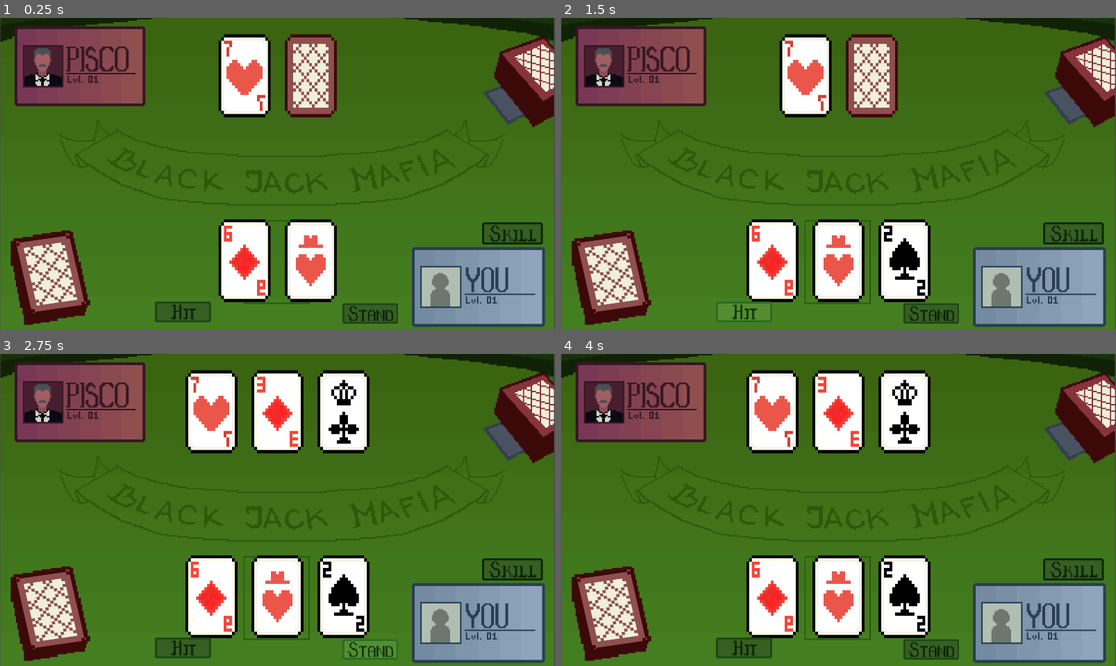
Above: before the commit, frames 1-4 (two rows, left to right).
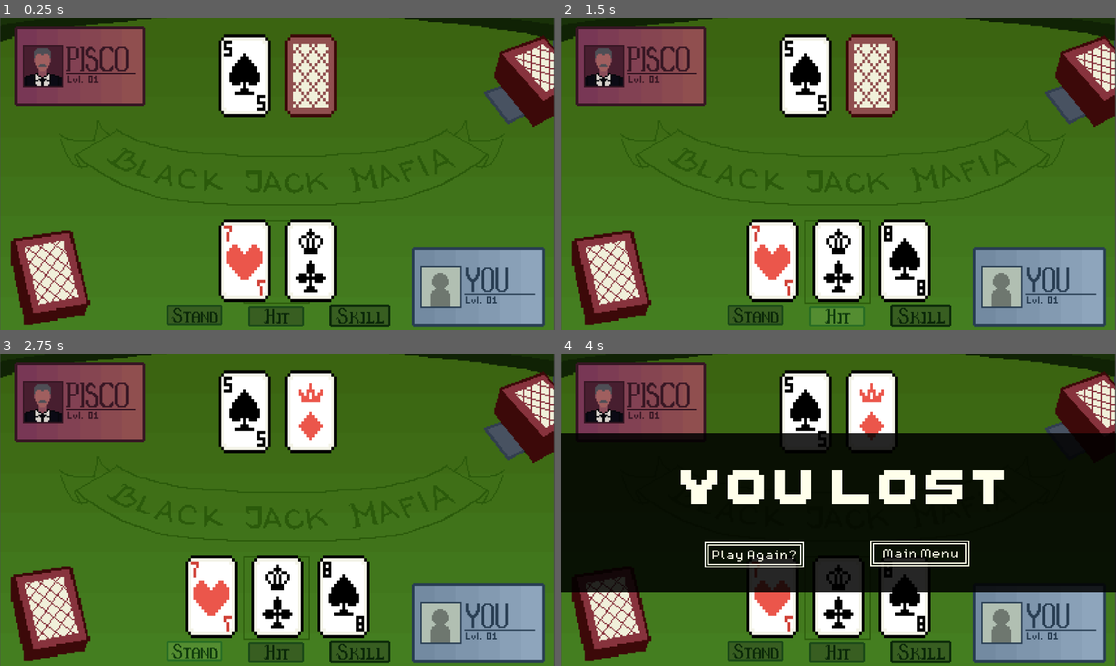
Above: after the commit, the same moments.

Repository: KANKAN25/BlackJackMafia
Game: Godot game, scene res://Main.tscn
Same seed, same stepped clock (60 frames per second), same inputs: the game is played once before the commit and once after it.
Inputs (mouse positions are in pixels of both pictures, inside the frame that each line leads up to; where the layout moved, square brackets give the same spot in the first picture):
- Up to frame 1 (0.25 s): no input
- Up to frame 2 (1.5 s): click (921, 314) [1071, 233] at 0.5 s; click (838, 317) [744, 311] at 1.25 s
- Up to frame 3 (2.75 s): click (194, 650) [371, 650] at 2 s
- Up to frame 4 (4 s): click (921, 650) [1071, 569] at 2.75 s; click (921, 553) at 3.52 s

The runs differ from the first frame. In frame 1, 6.5% of the frame differs, in the area x 2-98%, y 7-100%; in frame 2, 6.1%; in frame 3, 13%; in frame 4, 59%, in the area x 0-100%, y 5-100%.

Commit message:
Level Progression, Game Result Display

Diff:
--- a/GameManager.gd
+++ b/GameManager.gd
@@ -8,12 +8,23 @@
 
 var is_player_turn: bool = true
 var is_player_busted: bool = false
+var level
 
 func _ready():
 	print("✅ GameManager ready!")
 	reset_game()
 
 func reset_game():
+	level = 1
+	initialize_round()
+
+func initialize_round():
+	var level_manager = get_node("../LevelManager")
+	level_manager.initialize_level(level)
+	# Remove card nodes from previous round
+	var player_hand_node = get_node("../PlayerHand")  # or whatever node this script is attached to
+	player_hand_node.clear()
+
 	player_hand.clear()
 	dealer_hand.clear()
 	is_player_turn = true
@@ -21,6 +32,7 @@
 	print("🔁 Game reset. Player's turn starts.")
 
 	var deck = get_node("../Deck")
+	deck.reset_deck()
 
 	# Deal 2 cards to player
 	for i in range(2):
@@ -107,10 +119,12 @@
 		var card_name = card_node.card_id
 		var card_image_path = "res://assets/Cards/" + card_name + ".png"
 		card_node.get_node("CardImage").texture = load(card_image_path)
+		await get_tree().create_timer(0.5).timeout
 	var deck = get_node("../Deck")
 
 	# Dealer draws cards while total less than 17
-	if is_player_busted == false:
+	if not is_player_busted:
+		await get_tree().create_timer(0.7).timeout  # small delay for each card reveal
 		while calculate_hand_value(dealer_hand) < 17:
 			var new_card = deck.draw_card(true,false)
 			if new_card:
@@ -118,25 +132,40 @@
 			else:
 				print("Deck empty - dealer can't draw more.")
 				break
-
+	await get_tree().create_timer(0.7).timeout
 	decide_winner()
 
 func decide_winner():
 	var player_total = calculate_hand_value(player_hand)
 	var dealer_total = calculate_hand_value(dealer_hand)
-
+	var level_manager = get_node("../LevelManager")
+	var player_win
+	var tie = false
 	print("📊 Final Results — Player: ", player_total, " | Dealer: ", dealer_total)
 
 	if player_total > 21:
 		print("❌ Player busts. Dealer wins.")
+		player_win = false
 	elif dealer_total > 21:
 		print("❌ Dealer busts. Player wins!")
+		player_win = true
+		level += 1
 	elif player_total > dealer_total:
 		print("✅ Player wins!")
+		player_win = true
+		level += 1
 	elif dealer_total > player_total:
 		print("🏆 Dealer wins!")
+		player_win = false
 	else:
 		print("🤝 It's a tie!")
-
+		player_win = false
+		tie = true
+	if tie == true:
+		initialize_round()
+	if (level > 9 or player_win == false) and not tie:
+		level_manager.end_game(player_win, tie)
+	else:
+		initialize_round()
 	# Optionally reset game or wait for player input
 	# reset_game()
--- a/InputManager.gd
+++ b/InputManager.gd
@@ -60,3 +60,13 @@
 
 func _on_stand_mouse_exited() -> void:
 	$"../Stand".modulate = Color(1, 1, 1)
+
+func _on_play_again_mouse_entered() -> void:
+	$"../Turns/ResultDisplay/PlayAgain".modulate = Color(0.7, 0.7, 0.7)
+
+func _on_play_again_mouse_exited() -> void:
+	$"../Turns/ResultDisplay/PlayAgain".modulate = Color(1, 1, 1)
+
+func _on_play_again_pressed() -> void:
+	game_manager_reference.reset_game()
+	get_node("../Turns/ResultDisplay").visible = false
--- /dev/null
+++ b/LevelManager.gd
@@ -0,0 +1,30 @@
+extends Node
+
+func set_character_sprite(sprite_node: Sprite2D, texture_path: String) -> void:
+	var new_texture = load(texture_path)
+	if new_texture:
+		sprite_node.texture = new_texture
+	else:
+		print("⚠️ Could not load texture at: ", texture_path)
+
+func initialize_level(level: int):
+	var dealer_sprite = get_node("../Dealer/Dealer")
+	var player_sprite = get_node("../PlayerCard/Player")
+
+	var dealer_path = "res://assets/Dealers/Lvl" + str(level) + "_Dealer.png"
+	var player_path = "res://assets/PlayerCards/Player_Card_Lvl_" + str(level) + ".png"
+
+	set_character_sprite(dealer_sprite, dealer_path)
+	set_character_sprite(player_sprite, player_path)
+
+func end_game(player_win, tie):
+	var game_result_sprite = get_node("../Turns/ResultDisplay")
+	var game_result_path
+	if player_win == true:
+		game_result_path = "res://assets/Quit_Window/YOU_WIN.png"
+	elif tie == true:
+		game_result_path = "res://assets/Quit_Window/YOU_WIN.png"
+	else:
+		game_result_path = "res://assets/Quit_Window/YOU_LOST.png"
+	set_character_sprite(game_result_sprite, game_result_path)
+	game_result_sprite.visible = true
--- a/Main.tscn
+++ b/Main.tscn
@@ -1,17 +1,22 @@
-[gd_scene load_steps=14 format=3 uid="uid://ctif7h811ps0r"]
+[gd_scene load_steps=18 format=3 uid="uid://ctif7h811ps0r"]
 
 [ext_resource type="Script" uid="uid://bsogb3x6scb2k" path="res://GameManager.gd" id="1_2gh4u"]
 [ext_resource type="Script" uid="uid://c01fw7qft6o4h" path="res://CardManager.gd" id="1_uu6xs"]
 [ext_resource type="Script" uid="uid://2uf5afusoag4" path="res://PlayerHand.gd" id="2_uu6xs"]
 [ext_resource type="Script" uid="uid://dhsfrqrxmkril" path="res://Deck.gd" id="3_cm0pq"]
 [ext_resource type="Texture2D" uid="uid://dgs5jp17wjxj6" path="res://assets/GameArea/Game_Area_Background.png" id="3_lgr22"]
-[ext_resource type="Texture2D" uid="uid://iod3jeilyy7e" path="res://assets/Backside_Card.png" id="4_3dxm6"]
 [ext_resource type="Script" uid="uid://banfefdae8b" path="res://InputManager.gd" id="5_fos0i"]
 [ext_resource type="Texture2D" uid="uid://dei2swvjhen3n" path="res://assets/Buttons/Skill_btn.png" id="8_20pc6"]
-[ext_resource type="Texture2D" uid="uid://btchwc2aa8yfp" path="res://assets/Player_Card_Lvl_1.png" id="9_5vvyt"]
-[ext_resource type="Texture2D" uid="uid://brp8u5lleuaqx" path="res://assets/Lvl1_Dealer.png" id="11_20pc6"]
+[ext_resource type="Texture2D" uid="uid://btchwc2aa8yfp" path="res://assets/PlayerCards/Player_Card_Lvl_1.png" id="9_5vvyt"]
+[ext_resource type="Texture2D" uid="uid://brp8u5lleuaqx" path="res://assets/Dealers/Lvl1_Dealer.png" id="11_20pc6"]
+[ext_resource type="Script" uid="uid://db38s1na0qd" path="res://LevelManager.gd" id="12_5vvyt"]
+[ext_resource type="Texture2D" uid="uid://d35sd16lupndt" path="res://assets/Quit_Window/YOU_LOST.png" id="13_j4qnp"]
+[ext_resource type="Texture2D" uid="uid://ukp2xq72dj60" path="res://assets/Quit_Window/Main_Menu_btn.png" id="14_fpfj3"]
+[ext_resource type="Texture2D" uid="uid://cywy07vatcoae" path="res://assets/Quit_Window/Play_Again_btn.png" id="15_sc1dx"]
 [ext_resource type="Texture2D" uid="uid://d3k38cgga8yxl" path="res://assets/Buttons/Hit_btn.png" id="19_sqvbp"]
 [ext_resource type="Texture2D" uid="uid://tnivc10740xb" path="res://assets/Buttons/Stand_btn.png" id="20_hri7i"]
+
+[sub_resource type="CompressedTexture2D" id="CompressedTexture2D_20pc6"]
 
 [sub_resource type="RectangleShape2D" id="RectangleShape2D_cm0pq"]
 size = Vector2(204.414, 251.343)
@@ -38,7 +43,7 @@
 rotation = -0.144862
 scale = Vector2(0.681243, 0.63947)
 skew = -0.0802851
-texture = ExtResource("4_3dxm6")
+texture = SubResource("CompressedTexture2D_20pc6")
 
 [node name="Area2D" type="Area2D" parent="Deck"]
 collision_layer = 5
@@ -54,16 +59,16 @@
 
 [node name="PlayerCard" type="Node" parent="."]
 
-[node name="Player1" type="Sprite2D" parent="PlayerCard"]
+[node name="Player" type="Sprite2D" parent="PlayerCard"]
 position = Vector2(1655.25, 931)
 scale = Vector2(0.612367, 0.627273)
 texture = ExtResource("9_5vvyt")
 
 [node name="SkillsBtn" type="TextureButton" parent="."]
-offset_left = 1668.0
-offset_top = 707.0
-offset_right = 2124.0
-offset_bottom = 875.0
+offset_left = 1140.0
+offset_top = 992.0
+offset_right = 1596.0
+offset_bottom = 1160.0
 scale = Vector2(0.46, 0.46)
 toggle_mode = true
 button_pressed = true
@@ -71,29 +76,57 @@
 
 [node name="Dealer" type="Node2D" parent="."]
 
-[node name="Dealer1" type="Sprite2D" parent="Dealer"]
+[node name="Dealer" type="Sprite2D" parent="Dealer"]
 position = Vector2(277, 167)
 scale = Vector2(0.601729, 0.629545)
 texture = ExtResource("11_20pc6")
 
 [node name="Hit" type="TextureButton" parent="."]
-offset_left = 536.0
-offset_top = 982.0
-offset_right = 992.0
-offset_bottom = 1150.0
+offset_left = 858.0
+offset_top = 997.0
+offset_right = 1314.0
+offset_bottom = 1165.0
 scale = Vector2(0.425, 0.425)
 texture_normal = ExtResource("19_sqvbp")
 
 [node name="Stand" type="TextureButton" parent="."]
-offset_left = 1184.0
-offset_top = 987.0
-offset_right = 1640.0
-offset_bottom = 1155.0
+offset_left = 576.0
+offset_top = 993.0
+offset_right = 1032.0
+offset_bottom = 1161.0
 scale = Vector2(0.425, 0.425)
 texture_normal = ExtResource("20_hri7i")
 
 [node name="GameManager" type="Node2D" parent="."]
 script = ExtResource("1_2gh4u")
+
+[node name="LevelManager" type="Node2D" parent="."]
+script = ExtResource("12_5vvyt")
+
+[node name="Turns" type="Node2D" parent="."]
+
+[node name="ResultDisplay" type="Sprite2D" parent="Turns"]
+visible = false
+z_index = 1
+position = Vector2(960, 550)
+scale = Vector2(0.563674, 0.529808)
+texture = ExtResource("13_j4qnp")
+
+[node name="MainMenu" type="TextureButton" parent="Turns/ResultDisplay"]
+z_index = 1
+offset_left = 195.148
+offset_top = 181.198
+offset_right = 803.148
+offset_bottom = 349.198
+texture_normal = ExtResource("14_fpfj3")
+
+[node name="PlayAgain" type="TextureButton" parent="Turns/ResultDisplay"]
+z_index = 1
+offset_left = -821.397
+offset_top = 188.748
+offset_right = -213.397
+offset_bottom = 356.748
+texture_normal = ExtResource("15_sc1dx")
 
 [connection signal="pressed" from="SkillsBtn" to="." method="_on_skills_btn_pressed"]
 [connection signal="mouse_entered" from="Hit" to="InputManager" method="_on_hit_mouse_entered"]
@@ -102,3 +135,5 @@
 [connection signal="mouse_entered" from="Stand" to="InputManager" method="_on_stand_mouse_entered"]
 [connection signal="mouse_exited" from="Stand" to="InputManager" method="_on_stand_mouse_exited"]
 [connection signal="pressed" from="Stand" to="InputManager" method="_on_stand_pressed"]
+[connection signal="mouse_entered" from="Turns/ResultDisplay/PlayAgain" to="InputManager" method="_on_play_again_mouse_entered"]
+[connection signal="pressed" from="Turns/ResultDisplay/PlayAgain" to="InputManager" method="_on_play_again_pressed"]
--- a/PlayerHand.gd
+++ b/PlayerHand.gd
@@ -35,3 +35,14 @@
 func animate_card_to_position(card: Node2D, new_position: Vector2) -> void:
 	var tween = get_tree().create_tween()
 	tween.tween_property(card, "position", new_position, 0.1)
+
+func clear():
+	# Remove all cards from the scene tree
+	for card in player_hand:
+		card.queue_free()
+	for card in dealer_hand:
+		card.queue_free()
+
+	# Clear the arrays
+	player_hand.clear()
+	dealer_hand.clear()
Not shown, added: LevelManager.gd.uid
Binary file removed: assets/Backside_Card.png
Renamed: assets/Lvl1_Dealer.png -> assets/Dealers/Lvl1_Dealer.png
Not shown, added: assets/Dealers/Lvl1_Dealer.png.import
Binary file added: assets/Dealers/Lvl2_Dealer.png
Not shown, added: assets/Dealers/Lvl2_Dealer.png.import
Binary file added: assets/Dealers/Lvl3_Dealer.png
Not shown, added: assets/Dealers/Lvl3_Dealer.png.import
Binary file added: assets/Dealers/Lvl4_Dealer.png
Not shown, added: assets/Dealers/Lvl4_Dealer.png.import
Binary file added: assets/Dealers/Lvl5_Dealer.png
Not shown, added: assets/Dealers/Lvl5_Dealer.png.import
(and 46 more such lines)
